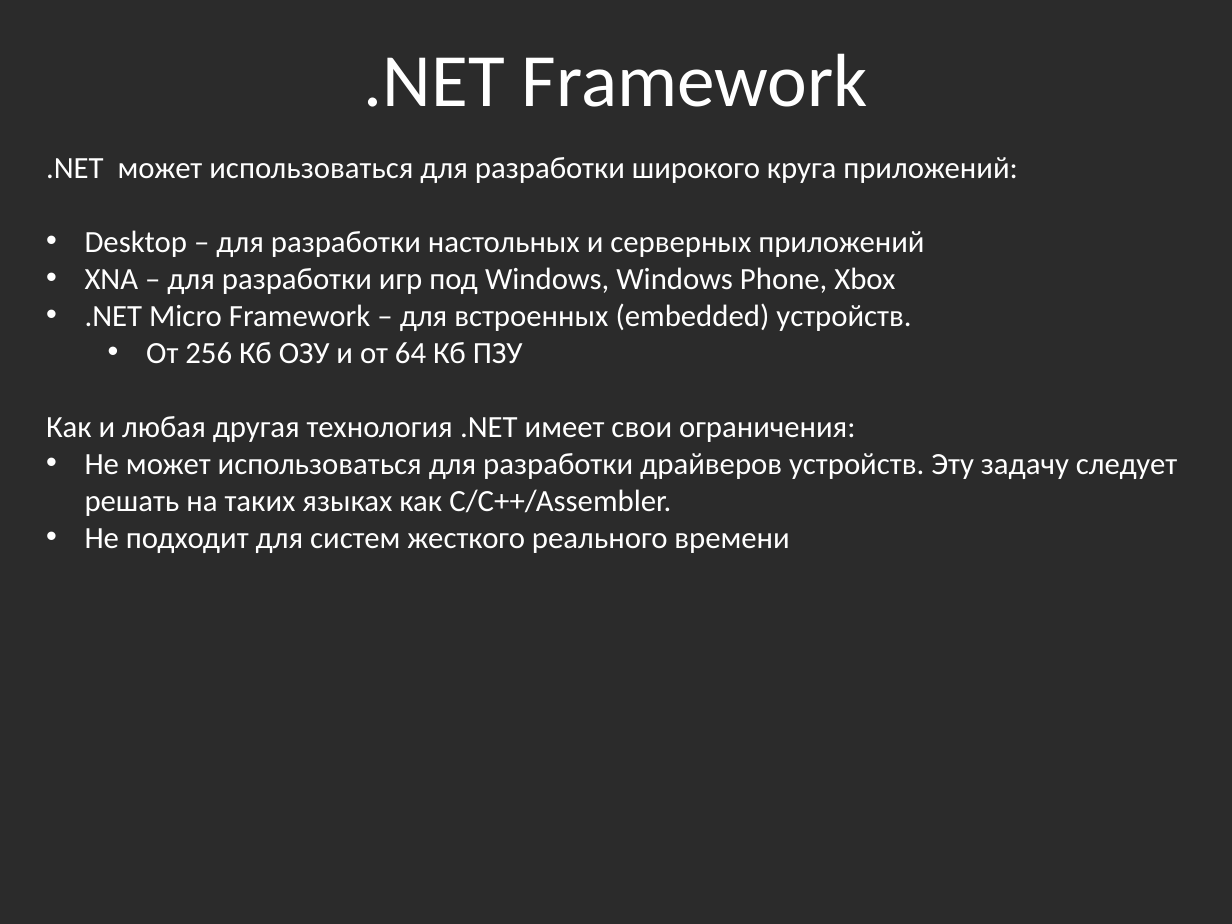
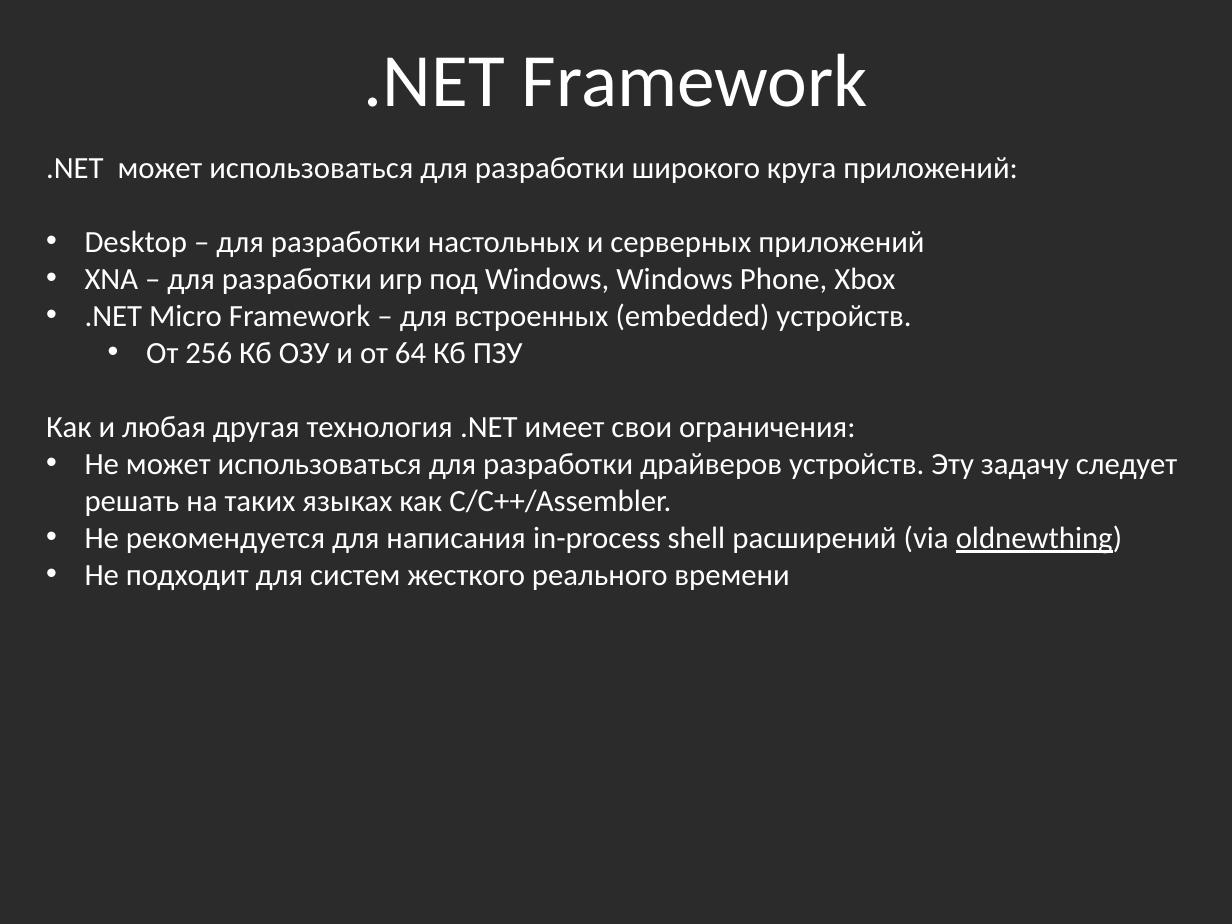
Before and after one commit to bazile/Training, a slide deck: slide 9 of Presentation/lesson-01.pptx. Drawn at 1232x924 pixels with LibreOffice and Linux fonts; fonts in the diff are those of the drawing; background and template pictures are left out; a plain dark background stands for a picture behind light text. Boxes give left, top, right and bottom in pixels: in the first picture for what was removed or moved away, otherwise in the second. Text is boxed around its words. In the diff, an @@ line names an element or a change of style, - is before the commit and + after.

Commit message:
Added non-use scenario for .NET

```diff
--- a/Presentation/lesson-01.pptx
+++ b/Presentation/lesson-01.pptx
@@ text at <box>85,525,1122,554</box>: paragraph added @@
+• Не рекомендуется для написания in-process shell расширений (via oldnewthing)
```
